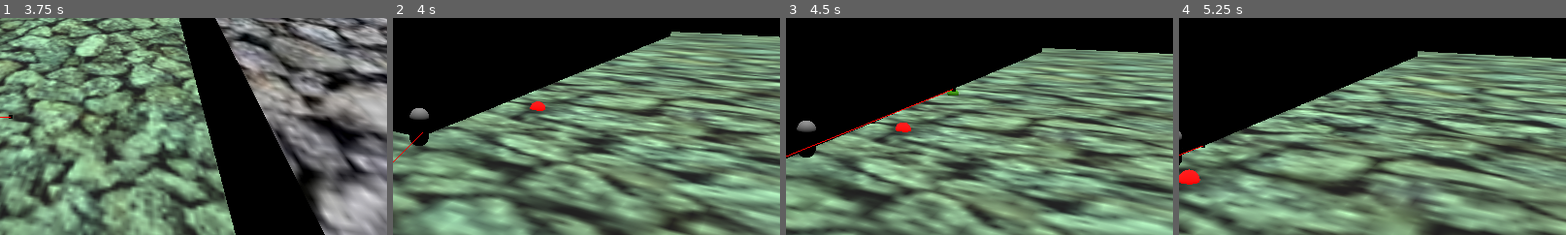
Above: before the commit, frames 1-4 (left to right).
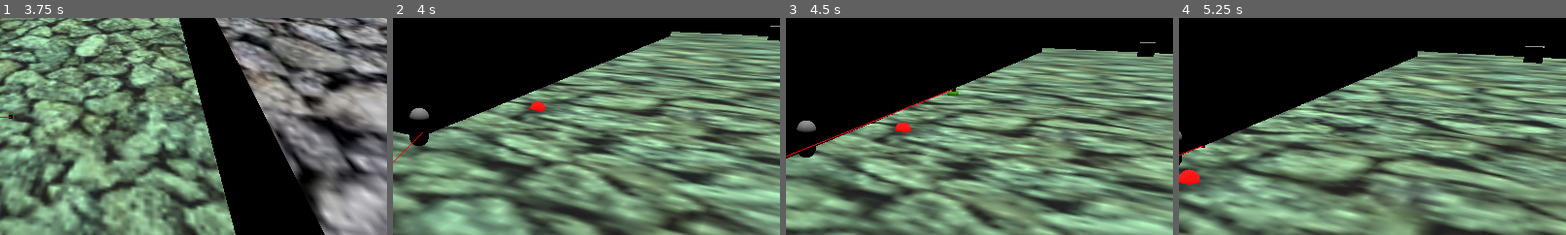
Above: after the commit, the same moments.

Repository: OLIWAPUNK/WSKAZEM
Game: Godot game, scene res://Scenes/World.tscn
Same seed, same stepped clock (60 frames per second), same inputs: the game is played once before the commit and once after it.
Inputs (mouse positions are % of the whole screen's width and height, from its top left):
- Up to frame 1 (3.75 s): move the mouse to (45, 70) at 0.52 s; click (45, 70) at 0.6 s; move the mouse to (80, 65) at 1.27 s; click (80, 65) at 1.35 s; move the mouse to (20, 35) at 2.02 s; click (20, 35) at 2.1 s; move the mouse to (55, 50) at 2.77 s; click (55, 50) at 2.85 s; move the mouse to (35, 25) at 3.52 s; click (35, 25) at 3.6 s
- Up to frame 2 (4 s): no input
- Up to frame 3 (4.5 s): move the mouse to (72, 45) at 4.27 s; click (72, 45) at 4.35 s
- Up to frame 4 (5.25 s): move the mouse to (30, 55) at 5.02 s; click (30, 55) at 5.1 s
The pictures show only the part of the screen within x 50-100%, y 28-78%; the shares and areas given below are measured in that part.

Frame 1 is identical in both runs. In frame 2, less than 0.1% of the frame differs, in the area x 96-100%, y 3-11%; in frame 3, 0.1%; in frame 4, 0.2%, in the area x 88-95%, y 12-21%.

Commit message:
Simple clickable component

Diff:
--- a/Scenes/World.tscn
+++ b/Scenes/World.tscn
@@ -7,6 +7,7 @@
 [ext_resource type="Script" uid="uid://bk4qdfln5185h" path="res://Scripts/CameraScripts/camera_zone_manager.gd" id="5_45d1s"]
 [ext_resource type="PackedScene" uid="uid://dlepneomk2mjd" path="res://Scenes/CameraZone.tscn" id="5_y7y61"]
 [ext_resource type="PackedScene" uid="uid://dnssxr77f7rrc" path="res://Scenes/DebugUI.tscn" id="7_y7y61"]
+[ext_resource type="Script" uid="uid://bbmr8kjalksas" path="res://Scripts/clickable.gd" id="8_q2d71"]
 
 [sub_resource type="NavigationMesh" id="NavigationMesh_45d1s"]
 vertices = PackedVector3Array(-99.5, 0.49782372, -77, -88.25, 0.49782372, -76.75, -88, 0.49782372, -78.5, -99.5, 0.4978 …(3419 unchanged characters)…
@@ -59,6 +60,12 @@
 
 [sub_resource type="SphereMesh" id="SphereMesh_y7y61"]
 material = SubResource("StandardMaterial3D_45d1s")
+
+[sub_resource type="BoxMesh" id="BoxMesh_y7y61"]
+size = Vector3(2, 2, 2)
+
+[sub_resource type="BoxShape3D" id="BoxShape3D_uo7di"]
+size = Vector3(2, 2, 2)
 
 [node name="World2" type="Node3D" unique_id=493649897]
 
@@ -165,6 +172,20 @@
 
 [node name="DebugUI" parent="." unique_id=1958388161 instance=ExtResource("7_y7y61")]
 
+[node name="NpcTree" type="Node" parent="." unique_id=1592381096]
+
+[node name="NPC_Test" type="Area3D" parent="NpcTree" unique_id=1974575869]
+transform = Transform3D(1, 0, 0, 0, 1, 0, 0, 0, 1, -73.5106, 1.2246441, -11.551149)
+
+[node name="MeshInstance3D" type="MeshInstance3D" parent="NpcTree/NPC_Test" unique_id=1052673341]
+mesh = SubResource("BoxMesh_y7y61")
+
+[node name="CollisionShape3D" type="CollisionShape3D" parent="NpcTree/NPC_Test" unique_id=1848374575]
+shape = SubResource("BoxShape3D_uo7di")
+
+[node name="Clickable" type="Node" parent="NpcTree/NPC_Test" unique_id=1048121532]
+script = ExtResource("8_q2d71")
+
 [editable path="CameraNode/CameraZoneManager/CameraZone"]
 [editable path="CameraNode/CameraZoneManager/CameraZone2"]
 [editable path="CameraNode/CameraZoneManager/CameraZone3"]
--- /dev/null
+++ b/Scripts/clickable.gd
@@ -0,0 +1,23 @@
+extends Node
+
+@onready var parent := $".."
+
+
+
+func _ready() -> void:
+
+	parent.connect("input_event", clickable_clicked)
+
+
+func on_hover() -> void:
+
+	pass
+
+
+func clickable_clicked(_camera: Node, _event: InputEvent, _event_position: Vector3, _normal: Vector3, _shape_idx: int) -> void:
+
+	on_hover()
+
+	if Input.is_action_just_pressed("go_to_point"):
+
+		print(parent)
Not shown, added: Scripts/clickable.gd.uid
